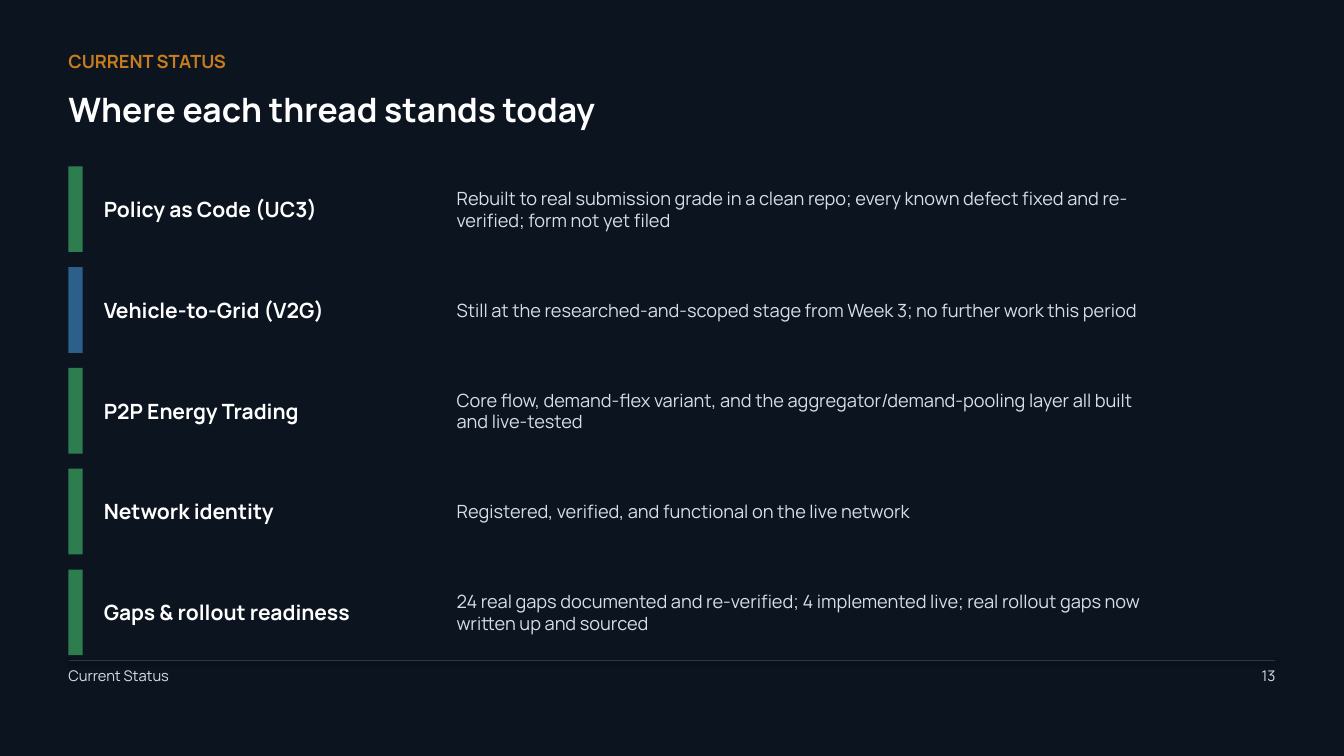
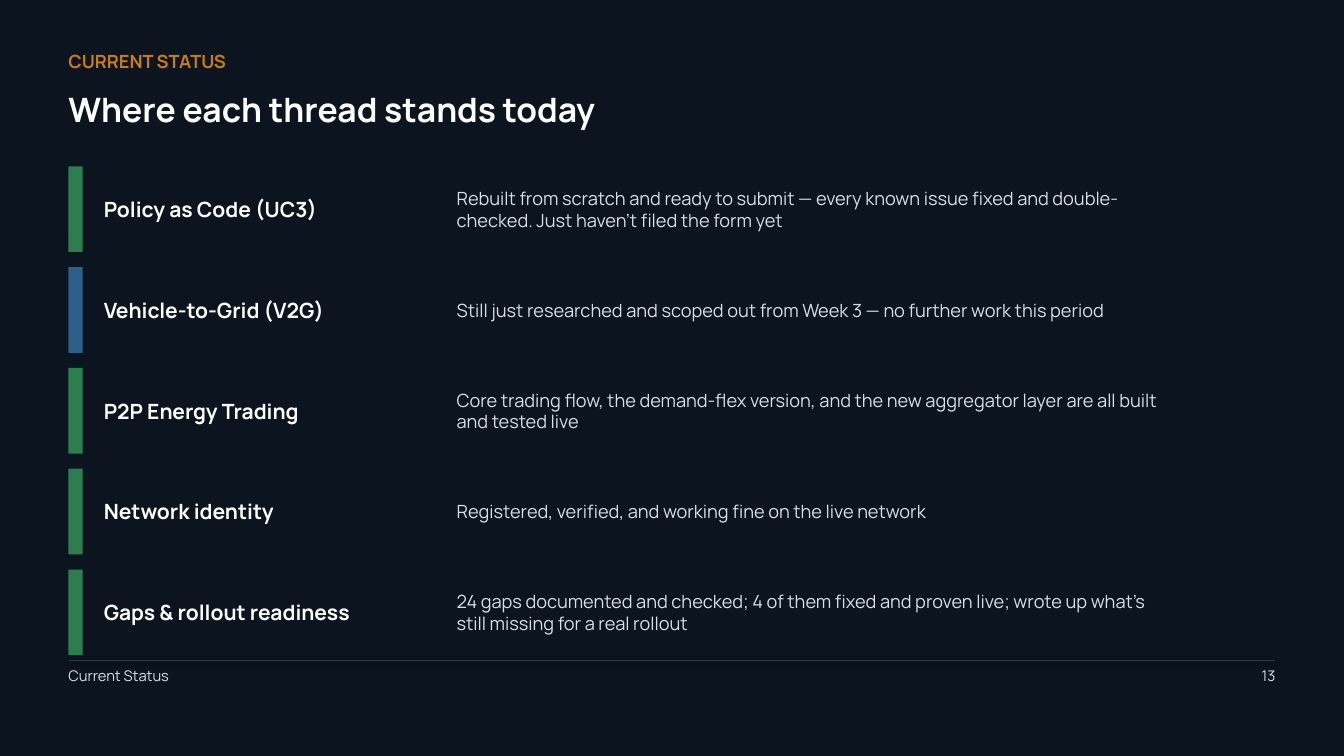
Before and after one commit to Sanjay-dev22/personal-deg, a slide deck: slide 13 of work-record/DEG-IES-Work-Record.pptx. Drawn at 1344x756 pixels with LibreOffice and Linux fonts; fonts in the diff are those of the drawing. Boxes give left, top, right and bottom in pixels: in the first picture for what was removed or moved away, otherwise in the second. Text is boxed around its words. In the diff, an @@ line names an element or a change of style, - is before the commit and + after.

```diff
--- a/work-record/DEG-IES-Work-Record.pptx
+++ b/work-record/DEG-IES-Work-Record.pptx
@@ text at bbox=[457, 191, 1118, 232]: text changed @@
-Rebuilt to real submission grade in a clean repo; every known defect fixed and re-verified; form not yet filed
+Rebuilt from scratch and ready to submit — every known issue fixed and double-checked. Just haven't filed the form yet
@@ text at bbox=[457, 303, 1104, 322]: text changed @@
-Still at the researched-and-scoped stage from Week 3; no further work this period
+Still just researched and scoped out from Week 3 — no further work this period
@@ text at bbox=[457, 393, 1156, 429]: text changed @@
-Core flow, demand-flex variant, and the aggregator/demand-pooling layer all built and live-tested
+Core trading flow, the demand-flex version, and the new aggregator layer are all built and tested live
@@ text at bbox=[457, 504, 926, 523]: text changed @@
-Registered, verified, and functional on the live network
+Registered, verified, and working fine on the live network
@@ text at bbox=[457, 594, 1145, 635]: text changed @@
-24 real gaps documented and re-verified; 4 implemented live; real rollout gaps now written up and sourced
+24 gaps documented and checked; 4 of them fixed and proven live; wrote up what's still missing for a real rollout
```
Also in this commit, not shown: 13 other slides changed.
